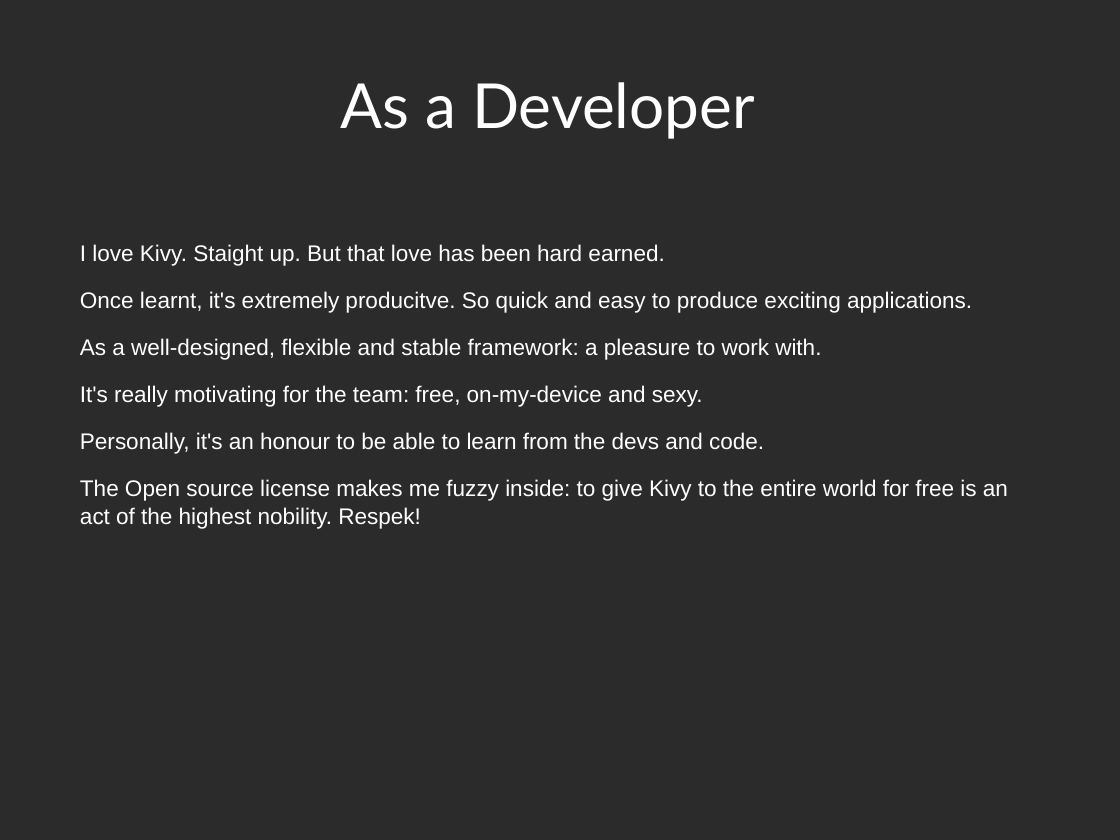
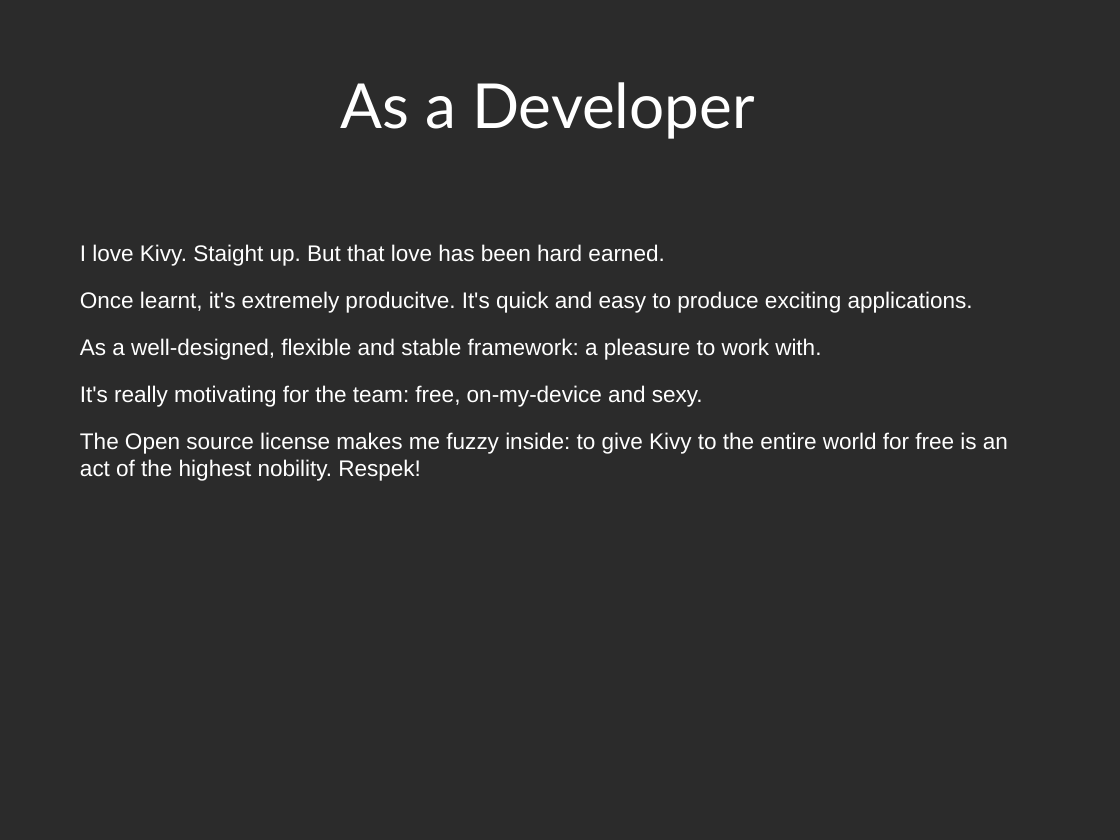
Before and after one commit to Zen-CODE/kivybits, a slide deck: slide 54 of PyCon/ZA 2013/PyCon.odp (slide 55 before the commit). Drawn at 1120x840 pixels with LibreOffice and Linux fonts; fonts in the diff are those of the drawing; background and template pictures are left out; a plain dark background stands for a picture behind light text. Boxes give left, top, right and bottom in pixels: in the first picture for what was removed or moved away, otherwise in the second. Text is boxed around its words. In the diff, an @@ line names an element or a change of style, - is before the commit and + after.

```diff
--- a/PyCon/ZA 2013/PyCon.odp
+++ b/PyCon/ZA 2013/PyCon.odp
@@ text at (x1=80, y1=291, x2=973, y2=313): text changed @@
-Once learnt, it's extremely producitve. So quick and easy to produce exciting applications.
+Once learnt, it's extremely producitve. It's quick and easy to produce exciting applications.
@@ text at (x1=80, y1=432, x2=764, y2=454): paragraph removed @@
-Personally, it's an honour to be able to learn from the devs and code.
```
Also in this commit, not shown: 17 other slides changed, 1 slide removed, 1 other file.
